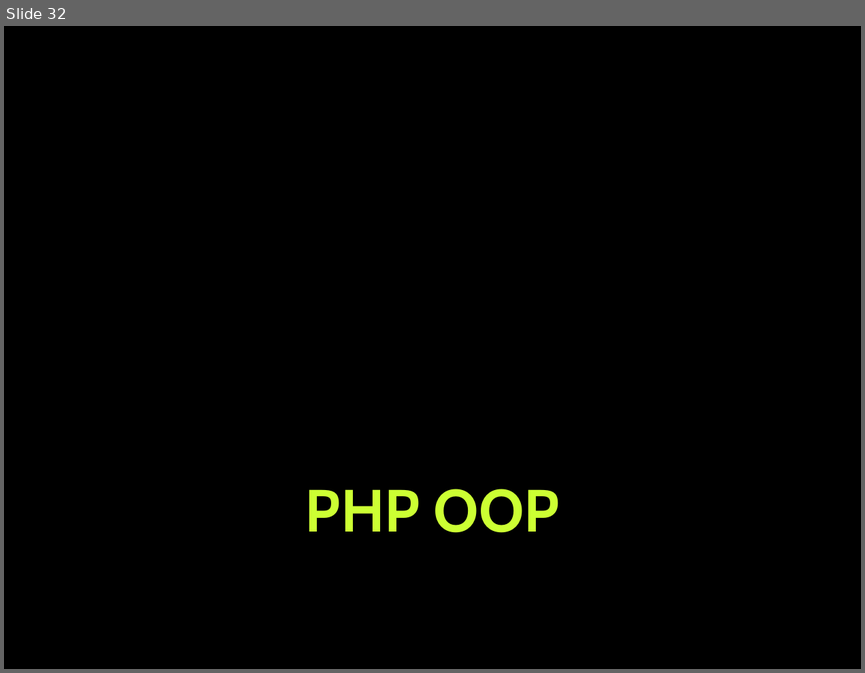
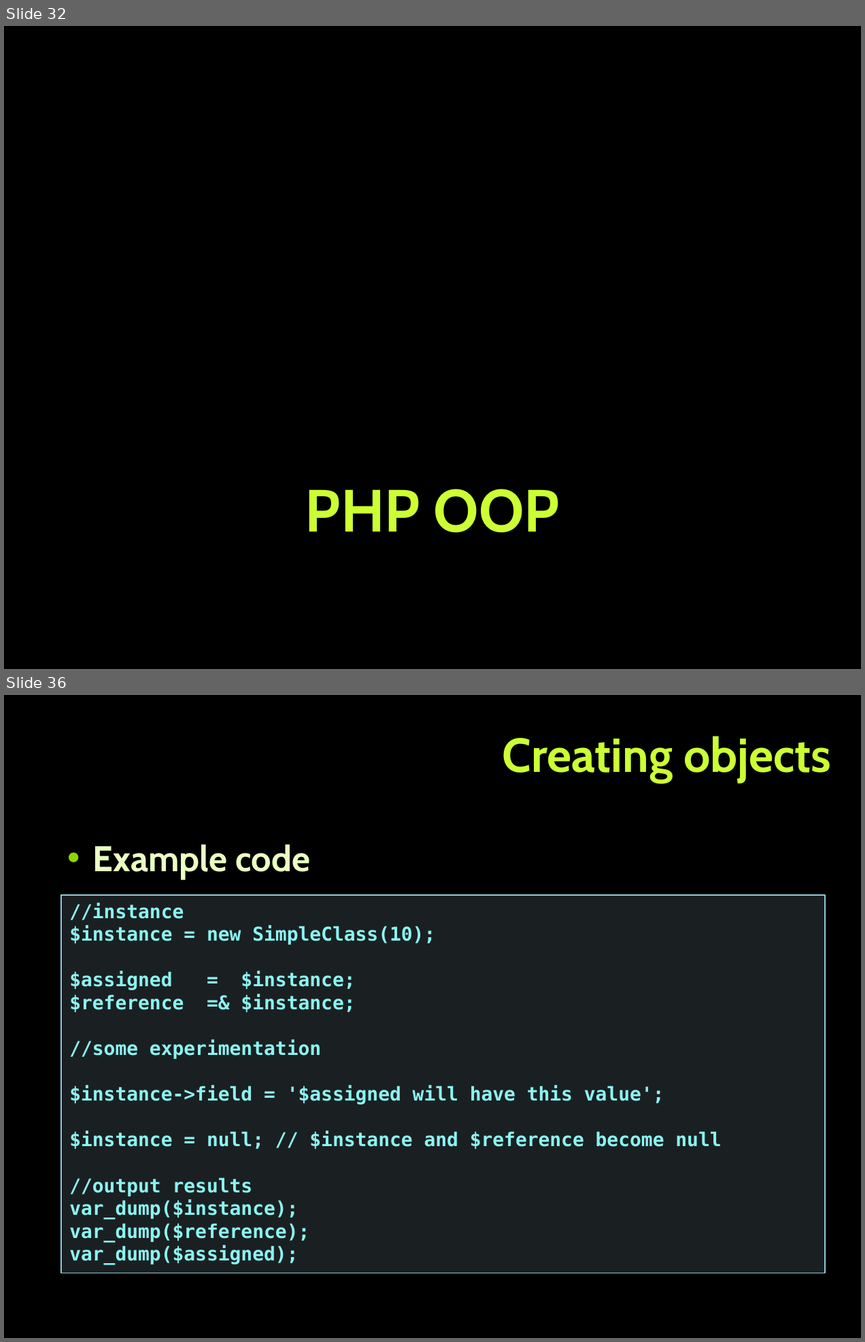
Before and after one commit to tanzhur/PHP_MVC-seminar, a slide deck: PHP_MVC.pptx. Shown one above the other, each under a label of ours: slide 32 before the commit, slides 32 and 36 after it; the slides between them are not shown. The pictures are 865x673 and 865x1342 pixels, drawn with LibreOffice and Linux fonts; fonts in the diff are those of the drawing; background and template pictures are left out. Boxes give left, top, right and bottom in pixels: in the first picture for what was removed or moved away, otherwise in the second. Text is boxed around its words. In the diff, an @@ line names an element or a change of style, - is before the commit and + after.

```diff
--- a/PHP_MVC.pptx
+++ b/PHP_MVC.pptx
@@ slide 36 added at (x1=4, y1=695, x2=861, y2=1338), background picture (left out) @@
@@ title added at (x1=502, y1=736, x2=831, y2=783), 40 pt, text #CCFF33, bold @@
+Creating objects
@@ text added at (x1=93, y1=844, x2=310, y2=879), 30 pt, text #EBFFC2, bold @@
+  • Example code
@@ rectangle added at (x1=61, y1=895, x2=825, y2=1272), fill #B5DBE5 at 15% opacity, outline #90CAD7 1 pt, 16 pt, text #8CF4F2, bold @@
+//instance
+$instance = new SimpleClass(10);
+$assigned = $instance;
+$reference =& $instance;
+//some experimentation
+$instance->field = '$assigned will have this value';
+$instance = null; // $instance and $reference become null
+//output results
+var_dump($instance);
+var_dump($reference);
+var_dump($assigned);
```
Also in this commit, not shown: 3 slides changed, 7 other slides added.
